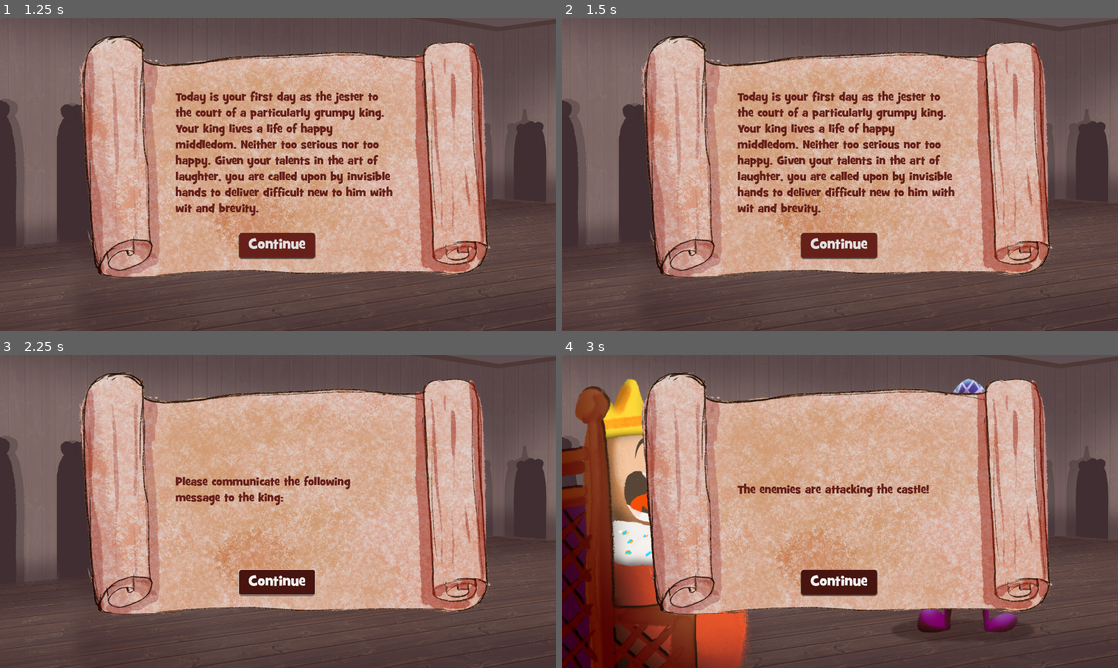
Above: before the commit, frames 1-4 (two rows, left to right).
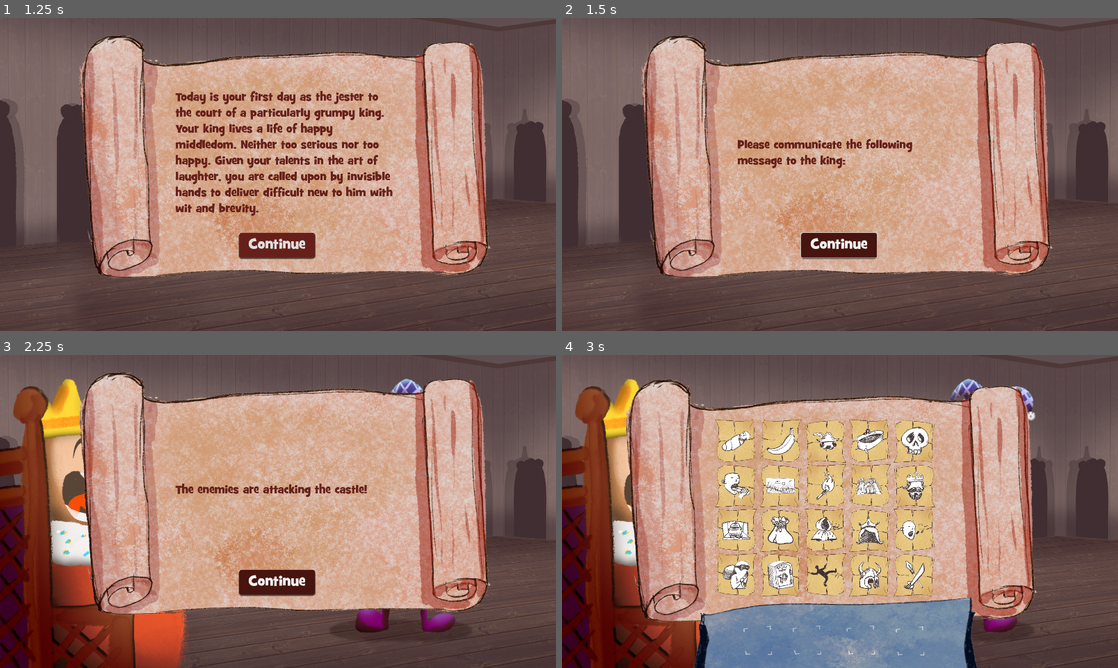
Above: after the commit, the same moments.

Repository: P-Wallis/GGJ-2024
Game: Godot game, scene res://Scenes/startscreen.tscn
Two runs of this game, one before a commit and one after it. Both use one fixed random seed, a clock stepped at 60 frames per second and the inputs below.
Inputs:
- Up to frame 1 (1.25 s): click "Start" at 0.5 s
- Up to frame 2 (1.5 s): click "Start" (after the commit: "Continue") at 1.25 s
- Up to frame 3 (2.25 s): click "Continue" at 2 s
- Up to frame 4 (3 s): click "Continue" at 2.75 s

Frame 1 is identical in both runs. In frame 2, 5.1% of the frame differs, in the area x 31-71%, y 23-77%; in frame 3, 19%; in frame 4, 46%, in the area x 11-89%, y 5-100%.

Commit message:
Good spot for review

Diff:
--- /dev/null
+++ b/Scenes/restart_button.gd
@@ -0,0 +1,9 @@
+extends Button
+
+@export var winOrFailScreen:Node
+
+func _pressed():
+	winOrFailScreen.queue_free()
+	var scene_to_instance = load("res://Scenes/level.tscn")
+	var instance = scene_to_instance.instantiate()
+	get_tree().get_root().add_child(instance)
--- a/Scenes/startscreen.tscn
+++ b/Scenes/startscreen.tscn
@@ -7,7 +7,7 @@
 
 [sub_resource type="Theme" id="Theme_kwp86"]
 
-[node name="Main" type="Node2D"]
+[node name="StartScreen" type="Node2D"]
 
 [node name="CanvasLayer" type="CanvasLayer" parent="."]
 
@@ -19,7 +19,7 @@
 grow_horizontal = 2
 grow_vertical = 2
 
-[node name="Button" type="Button" parent="CanvasLayer/Control" node_paths=PackedStringArray("levelParent")]
+[node name="Button" type="Button" parent="CanvasLayer/Control" node_paths=PackedStringArray("startScreen")]
 custom_minimum_size = Vector2(200, 200)
 layout_mode = 1
 anchors_preset = 8
@@ -39,7 +39,7 @@
 theme_override_font_sizes/font_size = 64
 text = "Start"
 script = ExtResource("2_8f7rs")
-levelParent = NodePath("../../../Level")
+startScreen = NodePath("../../..")
 
 [node name="RichTextLabel" type="RichTextLabel" parent="CanvasLayer/Control"]
 clip_contents = false
@@ -62,5 +62,3 @@
 theme_override_font_sizes/normal_font_size = 128
 bbcode_enabled = true
 text = "[center]The Fool[/center]"
-
-[node name="Level" type="Node" parent="."]
--- /dev/null
+++ b/Scenes/win_or_fail_screen.tscn
@@ -0,0 +1,64 @@
+[gd_scene load_steps=5 format=3 uid="uid://3x2hkle7jowh"]
+
+[ext_resource type="FontFile" uid="uid://dd7gumdjab30j" path="res://Assets/Fonts/GRILLEDCHEESE_BTN.TTF" id="1_h21gv"]
+[ext_resource type="Script" path="res://Scenes/restart_button.gd" id="2_ktek4"]
+
+[sub_resource type="Theme" id="Theme_x88vu"]
+
+[sub_resource type="Theme" id="Theme_nhxkj"]
+
+[node name="WinOrFailScreen" type="Node2D"]
+
+[node name="CanvasLayer" type="CanvasLayer" parent="."]
+
+[node name="Control" type="Control" parent="CanvasLayer"]
+layout_mode = 3
+anchors_preset = 15
+anchor_right = 1.0
+anchor_bottom = 1.0
+grow_horizontal = 2
+grow_vertical = 2
+
+[node name="RichTextLabel" type="RichTextLabel" parent="CanvasLayer/Control"]
+clip_contents = false
+custom_minimum_size = Vector2(800, 200)
+layout_mode = 1
+anchors_preset = 8
+anchor_left = 0.5
+anchor_top = 0.5
+anchor_right = 0.5
+anchor_bottom = 0.5
+offset_left = -20.0
+offset_top = -20.0
+offset_right = 20.0
+offset_bottom = 20.0
+grow_horizontal = 2
+grow_vertical = 2
+theme = SubResource("Theme_x88vu")
+theme_override_fonts/normal_font = ExtResource("1_h21gv")
+theme_override_font_sizes/normal_font_size = 128
+text = "Message
+"
+fit_content = true
+
+[node name="Button" type="Button" parent="CanvasLayer/Control" node_paths=PackedStringArray("winOrFailScreen")]
+custom_minimum_size = Vector2(500, 150)
+layout_mode = 1
+anchors_preset = 8
+anchor_left = 0.5
+anchor_top = 0.5
+anchor_right = 0.5
+anchor_bottom = 0.5
+offset_left = -4.0
+offset_top = 192.0
+offset_right = 4.0
+offset_bottom = 200.0
+grow_horizontal = 2
+grow_vertical = 2
+theme = SubResource("Theme_nhxkj")
+theme_override_fonts/font = ExtResource("1_h21gv")
+theme_override_font_sizes/font_size = 64
+text = "Play again
+"
+script = ExtResource("2_ktek4")
+winOrFailScreen = NodePath("../../..")
--- a/Scripts/UI/startbutton.gd
+++ b/Scripts/UI/startbutton.gd
@@ -1,6 +1,6 @@
 extends Button
 
-@export var levelParent:Node
+@export var startScreen:Node
 
 # Called when the node enters the scene tree for the first time.
 func _ready():
@@ -12,7 +12,7 @@
 	pass
 
 func _pressed():
-	print("pressed")
+	startScreen.queue_free()
 	var scene_to_instance = load("res://Scenes/intro.tscn")
 	var instance = scene_to_instance.instantiate()
-	levelParent.add_child(instance)
+	get_tree().get_root().add_child(instance)
